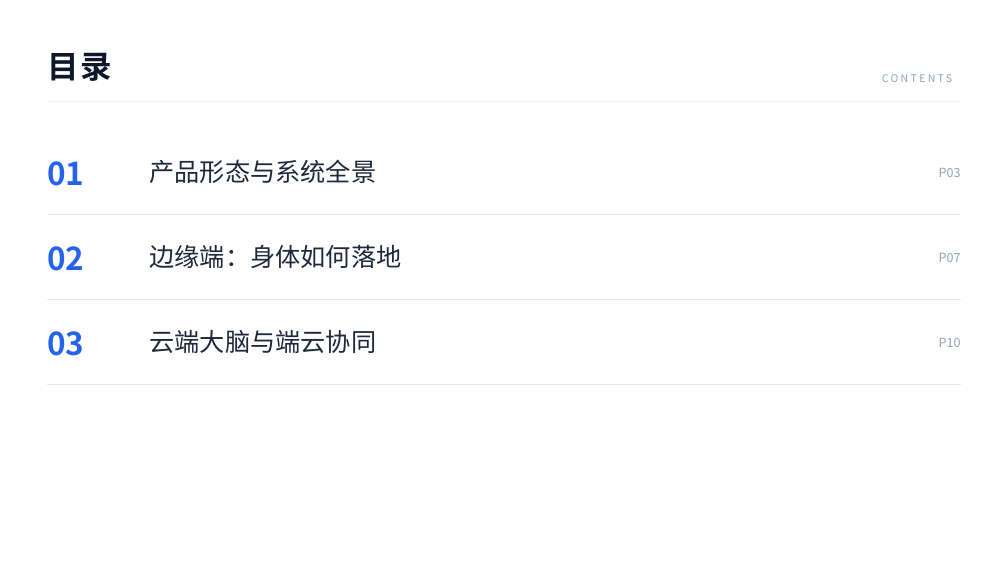
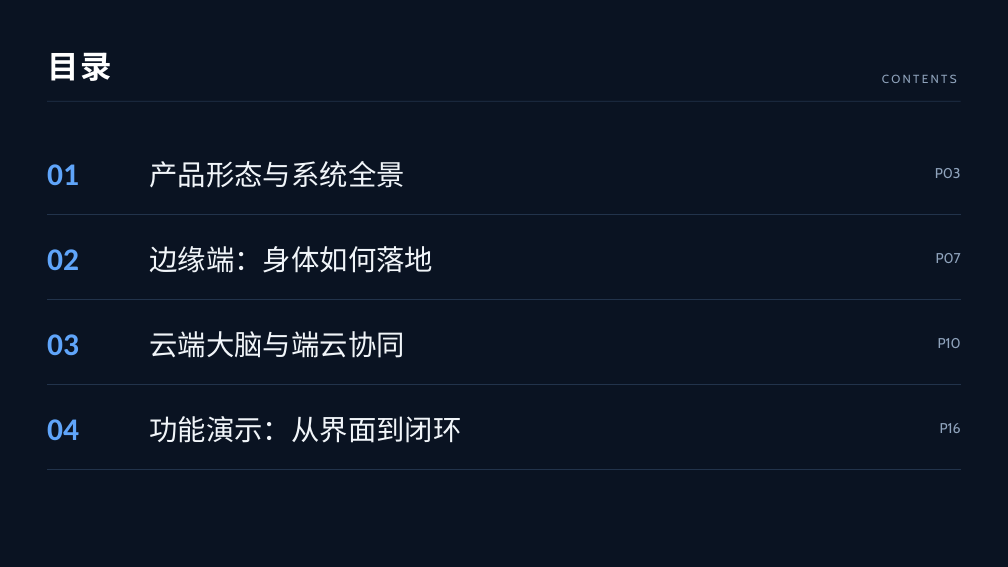
Before and after one commit to xkk6663/pet_companion, a slide deck: slide 2 of docs/汇报/桌宠伴侣技术汇报/桌宠伴侣技术汇报.pptx. Drawn at 1008x567 pixels with LibreOffice and Linux fonts; fonts in the diff are those of the drawing; background and template pictures are left out; a plain dark background stands for a picture behind light text. Boxes give left, top, right and bottom in pixels: in the first picture for what was removed or moved away, otherwise in the second. Text is boxed around its words. In the diff, an @@ line names an element or a change of style, - is before the commit and + after.

```diff
--- a/docs/汇报/桌宠伴侣技术汇报/桌宠伴侣技术汇报.pptx
+++ b/docs/汇报/桌宠伴侣技术汇报/桌宠伴侣技术汇报.pptx
@@ background #FFFFFF to picture (left out) @@
@@ rectangle added at box(0, 0, 1008, 567), fill #0A1322 @@
@@ text "目录" at box(47, 52, 112, 81): font Noto Sans CJK SC to Cabin, text colour #0F172A to #FFFFFF @@
@@ text "CONTENTS" at box(882, 74, 957, 83): size 10 to 11.2 pt, font Noto Sans CJK SC to Cabin, text colour #94A3B8 to #8FA3BC @@
@@ font Noto Sans CJK SC to Calibri, text colour #2563EB to #60A5FA in 3 elements at box(47, 164, 79, 185), box(47, 249, 79, 270), box(47, 334, 79, 356) @@
@@ fill #E2E8F0 to #22334B in 4 elements at box(47, 101, 960, 101), box(47, 130, 960, 215), box(47, 215, 960, 299), box(47, 300, 960, 385) @@
@@ size 24 to 27 pt, font Noto Sans CJK SC to Cabin, text colour #1E293B to #F1F5F9 in 3 elements at box(150, 161, 405, 188), box(150, 246, 434, 273), box(150, 331, 405, 358) @@
@@ size 12 to 13.5 pt, font Noto Sans CJK SC to Cabin, text colour #94A3B8 to #8FA3BC in 3 elements at box(935, 168, 961, 178), box(936, 253, 961, 263), box(938, 338, 961, 348) @@
@@ freeform shape added at box(47, 385, 960, 470), fill #22334B @@
@@ text added at box(47, 419, 79, 440), 30 pt, text #60A5FA, bold @@
+04
@@ text added at box(150, 416, 462, 443), 27 pt, text #F1F5F9 @@
+功能演示：从界面到闭环
@@ text added at box(940, 423, 961, 433), 13.5 pt, text #8FA3BC @@
+P16
```
Also in this commit, not shown: 15 other slides changed, 13 slides added, 11 other files.
